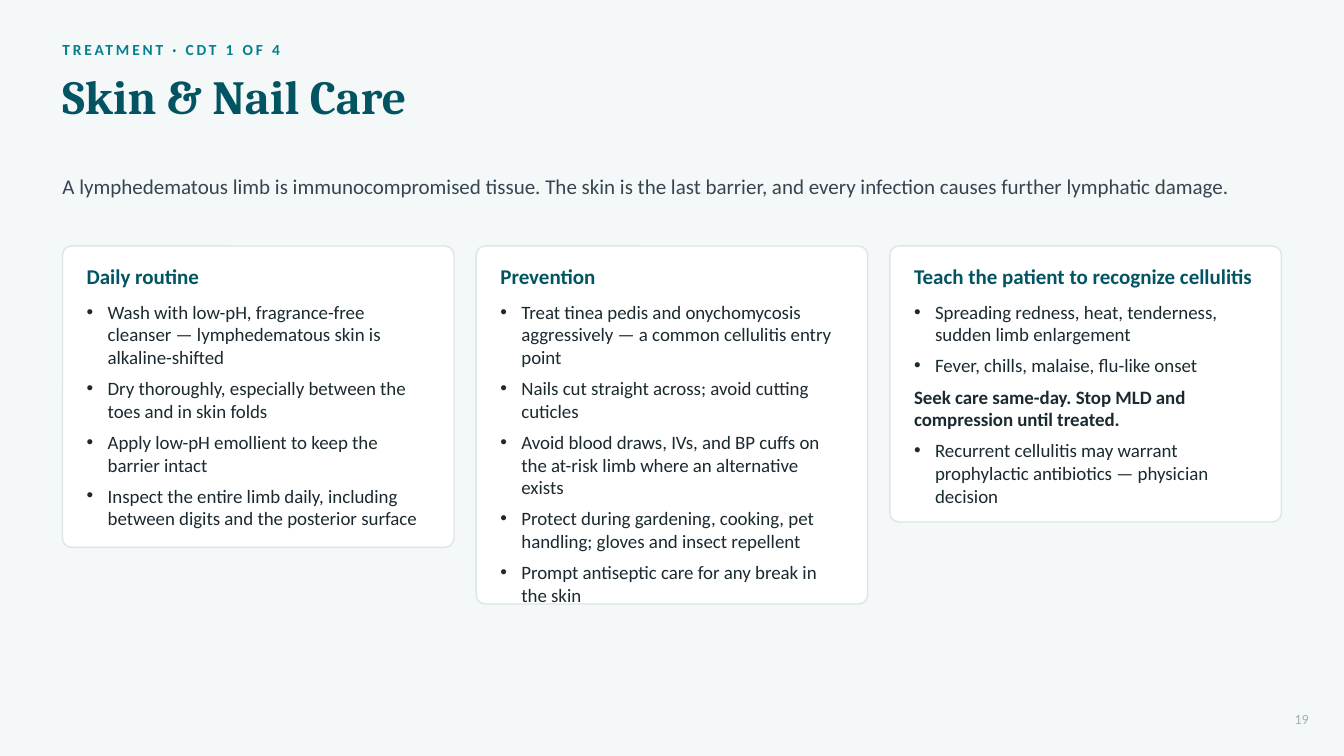
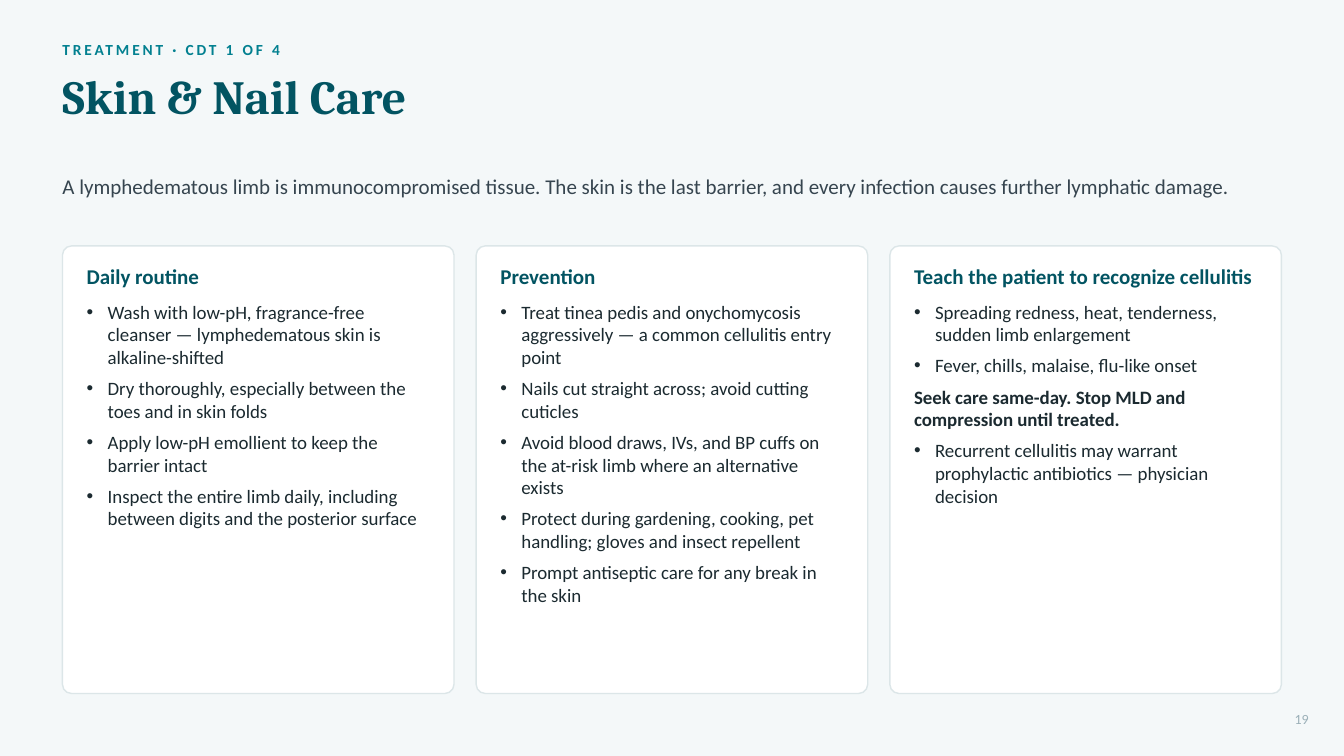
Before and after one commit to Information-vs-Energy-vs-Matter/Total_body_therapy_-_wellness, a slide deck: slide 19 of Lymphedema_Lipedema_TBTW.pptx. Drawn at 1344x756 pixels with LibreOffice and Linux fonts; fonts in the diff are those of the drawing. Boxes give left, top, right and bottom in pixels: in the first picture for what was removed or moved away, otherwise in the second. Text is boxed around its words. In the diff, an @@ line names an element or a change of style, - is before the commit and + after.

```diff
--- a/Lymphedema_Lipedema_TBTW.pptx
+++ b/Lymphedema_Lipedema_TBTW.pptx
@@ rounded rectangle: place and size @@
-rounded rectangle at (63, 246, 454, 547)
+rounded rectangle at (63, 246, 454, 694)
@@ rounded rectangle: place and size @@
-rounded rectangle at (476, 246, 867, 604)
+rounded rectangle at (476, 246, 867, 694)
@@ proportions changed in 3 elements at (476, 246, 867, 694), (63, 246, 454, 694), (890, 246, 1281, 694) @@
@@ rounded rectangle: place and size @@
-rounded rectangle at (890, 246, 1281, 522)
+rounded rectangle at (890, 246, 1281, 694)
@@ text "Treat tinea pedis and onychomycosis ..." rewrapped from (521, 306, 832, 582) to (521, 306, 832, 602) @@
```
Also in this commit, not shown: 17 other slides changed, 2 slides added, 9 other files.
